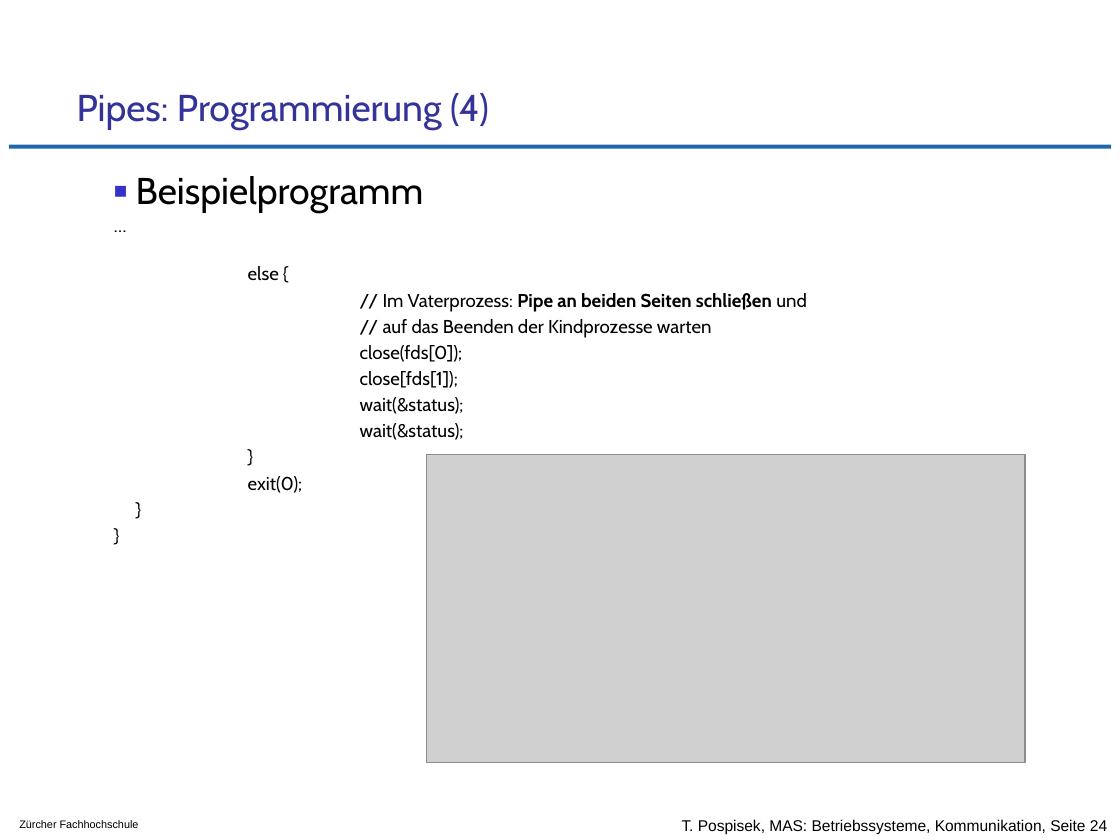
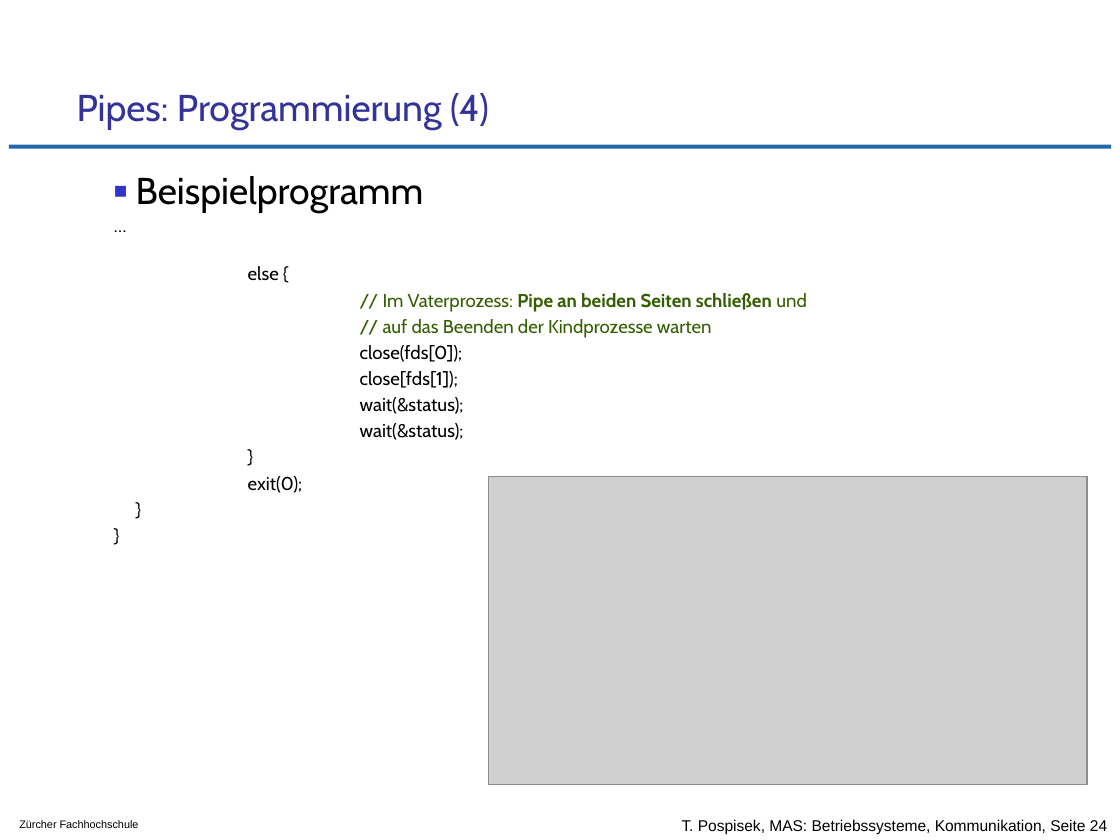
Before and after one commit to tpo/betriebssysteme, a slide deck: slide 24 of 09_Kommunikation_von_Prozessen_und_Threads.odp. Drawn at 1120x840 pixels with LibreOffice and Linux fonts; fonts in the diff are those of the drawing; grey boxes stand for pictures; background and template pictures are left out. Boxes give left, top, right and bottom in pixels: in the first picture for what was removed or moved away, otherwise in the second. Text is boxed around its words. In the diff, an @@ line names an element or a change of style, - is before the commit and + after.

```diff
--- a/09_Kommunikation_von_Prozessen_und_Threads.odp
+++ b/09_Kommunikation_von_Prozessen_und_Threads.odp
@@ text at (383,293,807,338): text colour #000000 to #355E00 in "// Im Vaterprozess: Pipe an beiden Seiten ...", "// auf das Beenden der Kindprozesse warten" @@
@@ picture: place and size @@
-picture at (427,455,1026,763)
+picture at (488,476,1088,784)
```
Also in this commit, not shown: 3 other slides changed.
